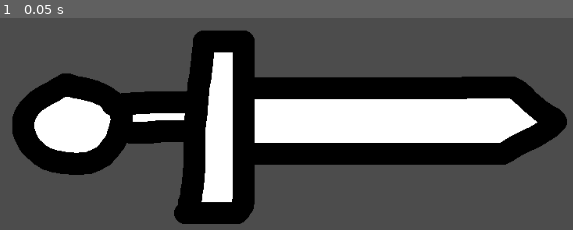
Above: before the commit, frame 1.
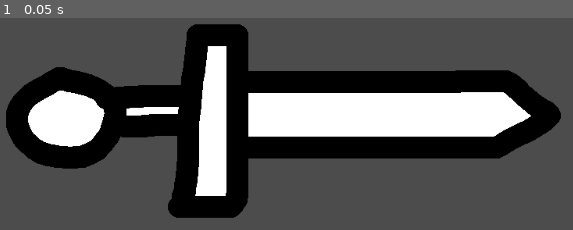
Above: after the commit, the same moment.

Repository: WightLight/StrawberryShortsword
Game: Godot game, scene res://SordScene.tscn
The game is run twice, just before and just after one commit, with the same random seed, the same clock (stepped at 60 frames per second) and the same inputs. The project has no main scene, so this scene is started directly.
Inputs:
- Up to frame 1 (0.05 s): no input

The runs differ from the first frame. In frame 1, 15% of the frame differs, in the area x 1-99%, y 2-98%.

Commit message:
Added temp pike and player sprites

Diff:
--- a/SordScene.tscn
+++ b/SordScene.tscn
@@ -3,5 +3,5 @@
 [ext_resource path="res://sord.png" type="Texture" id=1]
 
 [node name="Sord" type="Sprite"]
-position = Vector2( 408, 309 )
+position = Vector2( 400, 301 )
 texture = ExtResource( 1 )
Binary file added: Battle Mockup.png
Not shown, added: Battle Mockup.png.import
Binary file added: BlueberryPike.png
Not shown, added: BlueberryPike.png.import
Binary file added: Stickfried.png
Not shown, added: Stickfried.png.import
